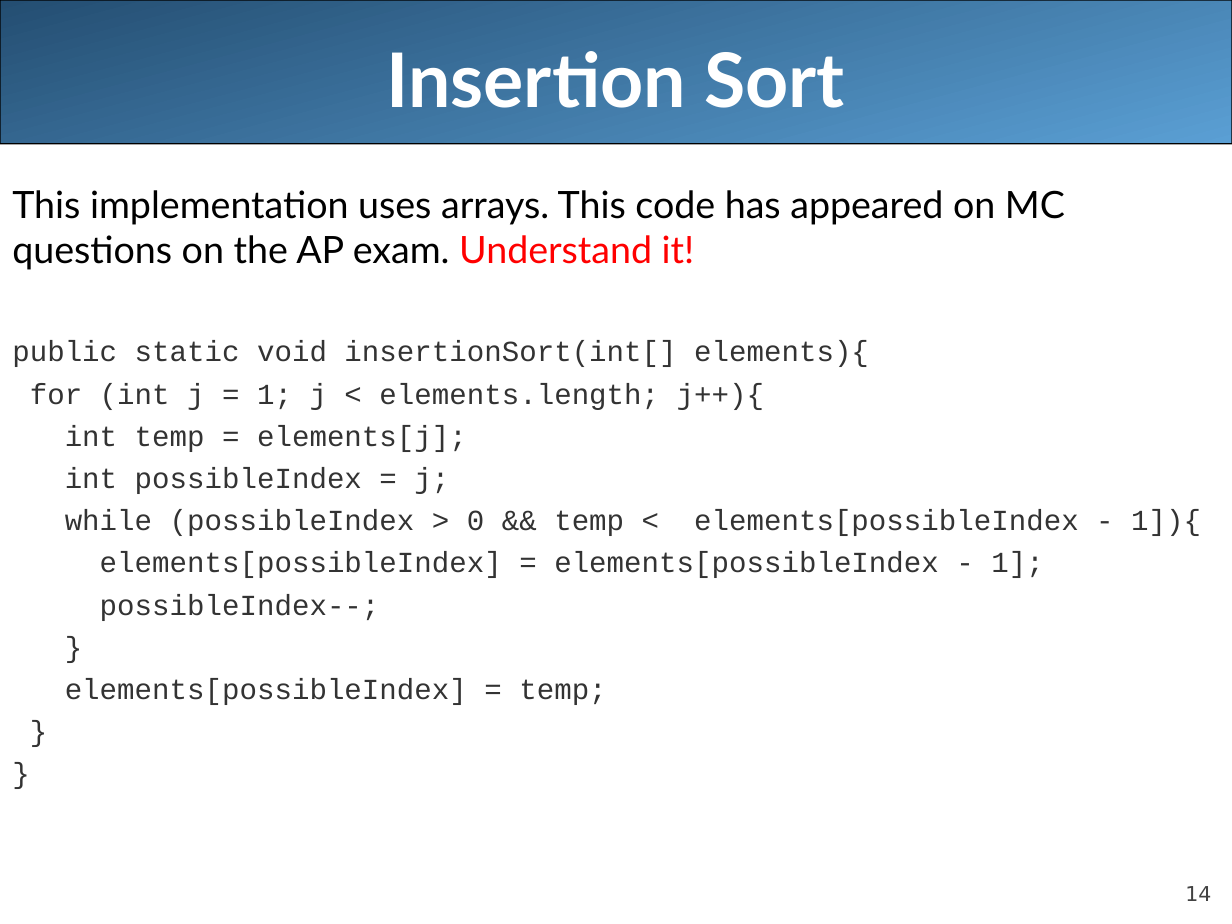
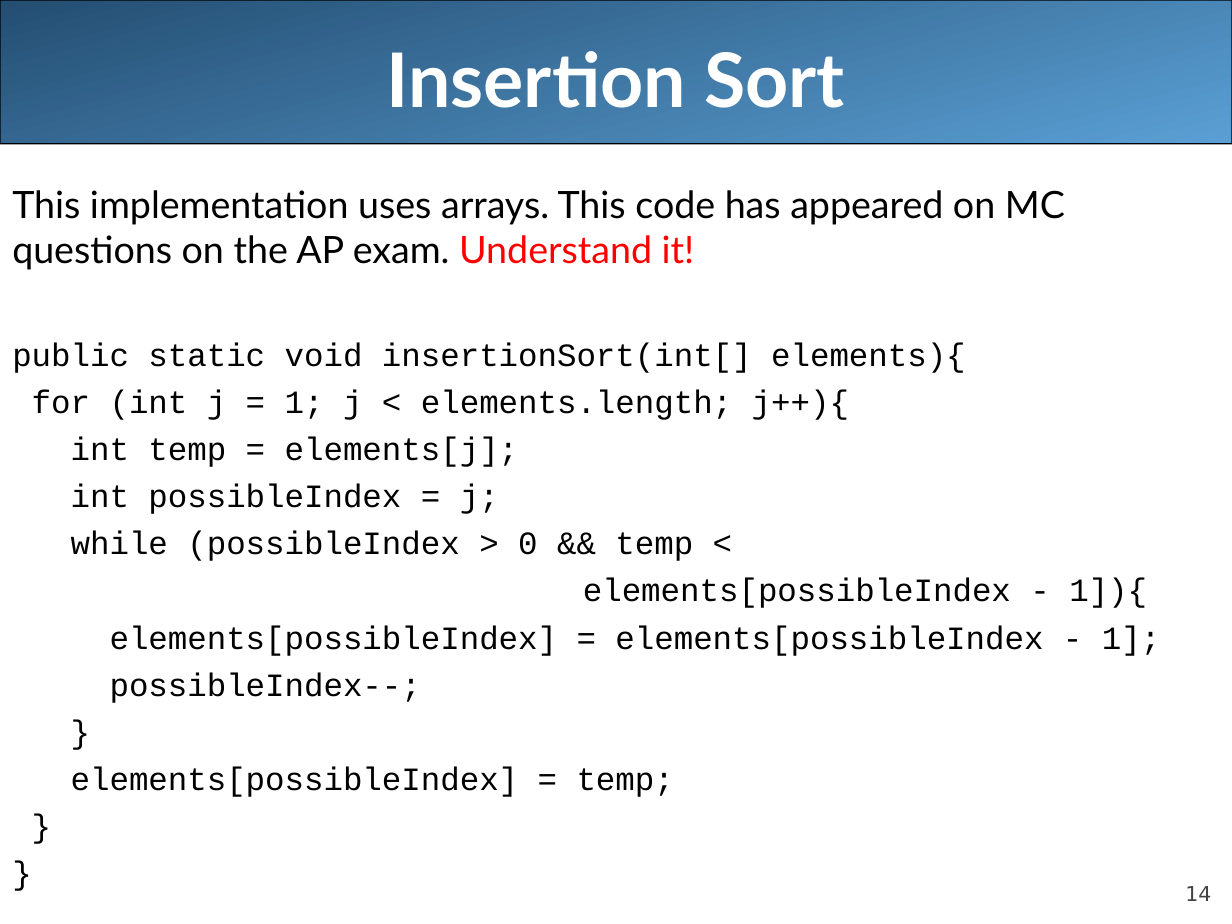
Before and after one commit to LongBaoNguyen/longbaonguyen.github.io, a slide deck: slide 14 of courses/apcsa/lecture19.ppt. Drawn at 1232x924 pixels with LibreOffice and Linux fonts; fonts in the diff are those of the drawing. Boxes give left, top, right and bottom in pixels: in the first picture for what was removed or moved away, otherwise in the second. Text is boxed around its words. In the diff, an @@ line names an element or a change of style, - is before the commit and + after.

```diff
--- a/courses/apcsa/lecture19.ppt
+++ b/courses/apcsa/lecture19.ppt
@@ text at (x1=12, y1=342, x2=1160, y2=797): size 17 to 19 pt, text colour #333333 to #000000 in "public static void insertionSort(int[] elements){", "for (int j = 1; j < ...", "int temp = elements[j];", "int possibleIndex = j;" and 6 more places @@
@@ text at (x1=71, y1=531, x2=1147, y2=608): text changed; size 17 to 19 pt; text colour #333333 to #000000 @@
-while (possibleIndex > 0 && temp < elements[possibleIndex - 1]){
+while (possibleIndex > 0 && temp <
+elements[possibleIndex - 1]){
```
Also in this commit, not shown: 5 other files.
